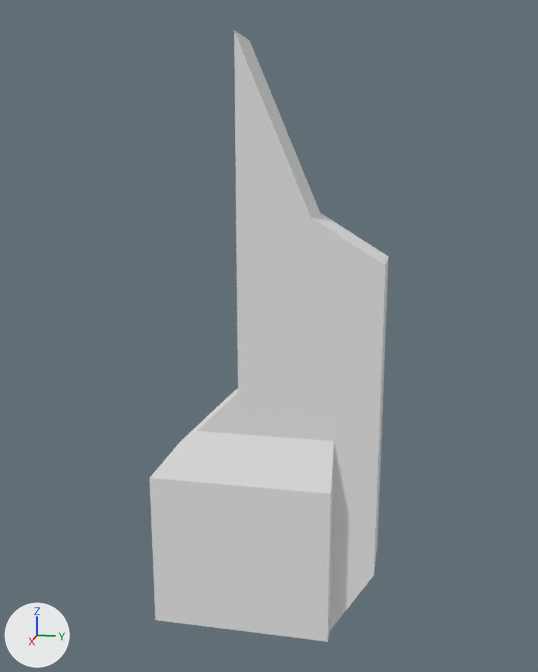
Two versions of the Blender file Content/MyMeshes/Doodads/blends&fbx/SciPillar.blend, one commit apart.
Camera for both pictures: a camera (50 mm lens) standing at (7.73, 1.78, 5.25) and looking at (-0.03, 0.23, 3.31). Lighting does not change. The marker at lower left points along +X, +Y and +Z.
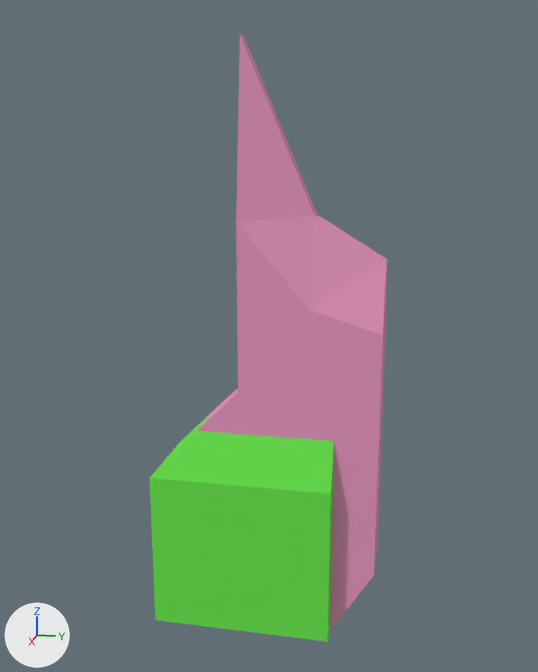
Location of each change, [x1, y1, x2, y2] in pixels of the pictures (538 x 672 px; the box of a moved part takes in the faces that stretch with it):
```json
{"object": "Cube", "change": "recoloured, reshaped", "before": [150, 31, 388, 642], "after": [150, 34, 387, 642]}
{"part": 1, "of": "me_cube", "change": "moved or reshaped", "before": [234, 31, 388, 335], "after": [236, 34, 387, 335]}
{"part": 2, "of": "me_cube", "change": "recoloured", "before": [197, 222, 386, 630], "after": [197, 222, 386, 630], "on screen": "white to pink"}
```

The change, as JSON lines over the scene's bpy script:
```json
{"op": "set", "path": "mat_material.base_color", "old": "(0.8, 0.8, 0.8)", "new": "(0.15, 0.8, 0.0824)", "note": "white #e7e7e7 -> green #6ce751"}
{"op": "add", "block": "mat_material_001", "code": ["mat_material_001 = diffuse_material('Material.001')", "mat_material_001.base_color = (0.8, 0.316, 0.53)  # pink #e798c0"]}
{"block": "me_cube", "where": "me_cube.from_pydata(...)  # 60 vertices, 60 faces; spans x -0.53..0.53, y -1.0..1.47, z -1.29..5.09"}
{"block": "me_cube", "where": "# used by ob_cube; location = (0.0, 0.0, 1.29)"}
{"block": "me_cube", "where": "# before: 26 (0.33, 1.47, 2.88) at pixel (385, 265), 27 (-0.33, 1.47, 2.88) at pixel (388, 256), 28 (0.33, -0.04, 5.09) at pixel (234, 30), 29 (-0.33, -0.04, 5.09) at pixel (249, 40), 40 (0.33, 0.73, 3.33) at pixel (311, 217)"}
{"block": "me_cube", "where": "# before: 41 (-0.33, 0.73, 3.33) at pixel (320, 212)"}
{"block": "me_cube", "change": "me_cube part 1"}
{"op": "add", "block": "me_cube", "code": "for i in [26, 28, 40]: me_cube.vertices[i].co += Vector((-0.23, 0.0, 0.0))"}
{"op": "add", "block": "me_cube", "code": "for i in [27, 29, 41]: me_cube.vertices[i].co += Vector((0.23, 0.0, 0.0))"}
{"block": "me_cube", "change": "me_cube part 2: all 26 faces centred in x -0.33..0.33, y -0.27..1.47, z -0.91..4.21 switch from mat_material (white #e7e7e7) to mat_material_001 (pink #e798c1)"}
```
